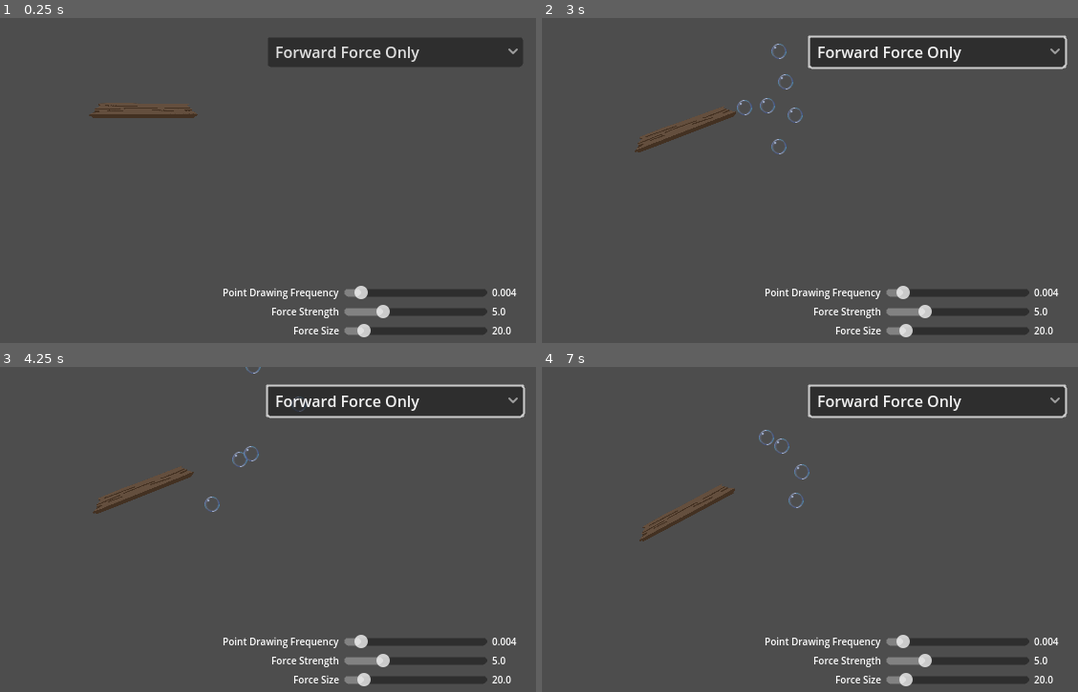
Above: before the commit, frames 1-4 (two rows, left to right).
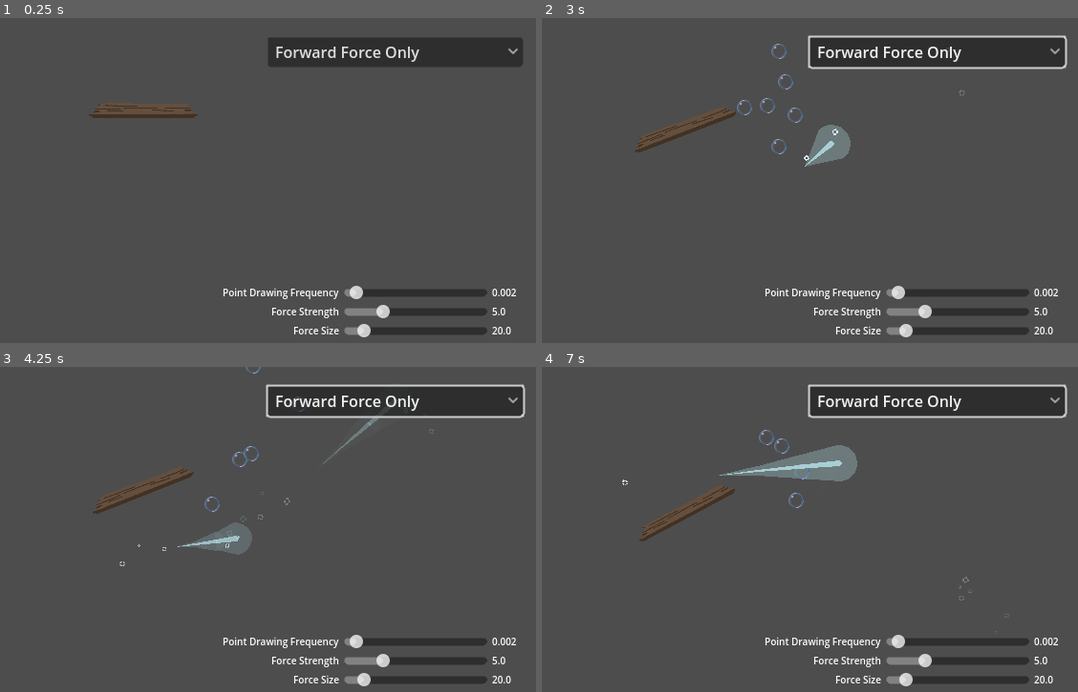
Above: after the commit, the same moments.

Repository: outrightmental/ggj25-bubble-up
Game: Godot game, scene res://scenes/miranda_experiment_currents/currents_experiment.tscn
The game is run twice, just before and just after one commit, with the same random seed, the same clock (stepped at 60 frames per second) and the same inputs. This scene is started directly instead of the project's main scene.
Inputs (mouse positions are in pixels of both pictures, inside the frame that each line leads up to):
- Up to frame 1 (0.25 s): no input
- Up to frame 2 (3 s): click "Forward Force Only" at 0.5 s; click "Forward Force Only" at 1.25 s; click "Forward Force Only" at 2 s; drag from (777, 190) to (938, 53) at 2.77 s
- Up to frame 3 (4.25 s): drag from (112, 555) to (235, 539) at 3.52 s
- Up to frame 4 (7 s): move the mouse to (836, 464) at 4.27 s; click (836, 464) at 4.35 s; drag from (745, 607) to (836, 464) at 5.02 s; move the mouse to (960, 591) at 5.77 s; click (960, 591) at 5.85 s; drag from (595, 487) to (836, 464) at 6.52 s

The runs differ from the first frame. In frame 1, 0.1% of the frame differs, in the area x 65-97%, y 82-87%; in frame 2, 0.8%; in frame 3, 0.9%; in frame 4, 1.6%, in the area x 14-97%, y 24-87%.

Commit message:
current effects

Diff:
--- a/models/currents/current.gd
+++ b/models/currents/current.gd
@@ -1,10 +1,15 @@
 class_name Current extends Node2D
 
 var CurrentPointScene: PackedScene = preload('res://models/currents/current_point.tscn')
+var CurrentBubbleParticleScene: PackedScene = preload('res://models/currents/current_bubble_particles.tscn')
 
-@export var lifetime := 3.0
+@export var lifetime := 1.5
 
-@onready var line = $Line2D
+@onready var line = $CanvasGroup/Line2D
+@onready var line_visual = $Line2DVisual
+
+const VISUAL_LINE_MAX_POINTS = 15
+
 @onready var timer = $Timer
 @onready var path = $Path2D
 
@@ -27,6 +32,15 @@
 
 var curve: Curve2D = Curve2D.new()
 
+const BUBBLE_POINT_SPACES = 10
+var modulo_var = 2
+func should_draw_bubbles():
+	if curve.get_point_count() % BUBBLE_POINT_SPACES == modulo_var:
+		modulo_var = randi_range(2, 5)
+		return true
+	else:
+		return false
+
 func _ready():
 	Global.connect('current_param_changed', _on_current_param_changed)
 	create_point(initial_point)
@@ -40,18 +54,29 @@
 	previous_point_coords = mouse_pos
 	return self
 
+func draw_bubbles(pos: Vector2, direction: Vector2):
+	var bubble_particles = CurrentBubbleParticleScene.instantiate().init_with(pos, direction)
+	add_child(bubble_particles)
+
 func create_point(pos: Vector2):
+	var directional = pos - previous_point_coords
+
+	# Bubble particle effect, if applicable
+	if should_draw_bubbles():
+		draw_bubbles(pos, -directional)
+
 	line.add_point(pos)
+	line_visual.add_point(pos)
+	if line_visual.get_point_count() > VISUAL_LINE_MAX_POINTS:
+		line_visual.remove_point(0)
 	curve.add_point(pos)
 
 	# Calculate force
 	if force_direction_mode == ForceDirectionMode.PREV_TO_CURRENT:
-		var directional = pos - previous_point_coords
 		var new_current_point = init_new_current_point(pos, directional)
 		previous_point_coords = pos
 		previous_point = new_current_point
 	else:
-		var directional = pos - previous_point_coords
 		var new_current_point = init_new_current_point(pos, Vector2.ZERO)
 		if previous_point != null:
 			previous_point.update_direction(directional)
@@ -72,6 +97,10 @@
 	is_active = false
 	timer.start()
 
+	# One last bubble
+	var directional = get_global_mouse_position() - previous_point_coords
+	draw_bubbles(get_global_mouse_position(), -directional)
+
 func cleanup():
 	queue_free()
 
@@ -83,6 +112,8 @@
 			point_draw_counter = 0
 		else:
 			point_draw_counter += delta
+	else:
+		modulate.a -= delta / lifetime
 
 func _on_timer_timeout() -> void:
 	cleanup()
--- a/models/currents/current.tscn
+++ b/models/currents/current.tscn
@@ -1,8 +1,18 @@
-[gd_scene load_steps=3 format=3 uid="uid://bi5jd8phit4cn"]
+[gd_scene load_steps=6 format=3 uid="uid://bi5jd8phit4cn"]
 
 [ext_resource type="Script" path="res://models/currents/current.gd" id="1_vbsca"]
 
 [sub_resource type="Curve2D" id="Curve2D_y5l4c"]
+
+[sub_resource type="Curve" id="Curve_b8r3p"]
+_data = [Vector2(0, 0), 0.0, 0.0, 0, 0, Vector2(0.50437, 0), 0.0, 0.0, 0, 0, Vector2(1, 1), 0.0, 0.0, 0, 0]
+point_count = 3
+
+[sub_resource type="ShaderMaterial" id="ShaderMaterial_l6ujw"]
+
+[sub_resource type="Curve" id="Curve_8vaph"]
+_data = [Vector2(0.496879, 0), 0.0, 0.0, 0, 0, Vector2(0.499376, 0.0982659), 0.0, 0.0, 0, 0, Vector2(1, 1), 0.0, 0.0, 0, 0]
+point_count = 3
 
 [node name="Current" type="Node2D"]
 script = ExtResource("1_vbsca")
@@ -10,9 +20,30 @@
 [node name="Path2D" type="Path2D" parent="."]
 curve = SubResource("Curve2D_y5l4c")
 
-[node name="Line2D" type="Line2D" parent="."]
-visible = false
+[node name="Line2DVisual" type="Line2D" parent="."]
+z_index = 1
+width = 6.0
+width_curve = SubResource("Curve_b8r3p")
+default_color = Color(0.658824, 0.807843, 0.831373, 1)
 joint_mode = 2
+begin_cap_mode = 2
+end_cap_mode = 2
+sharp_limit = 16.0
+round_precision = 16
+
+[node name="CanvasGroup" type="CanvasGroup" parent="."]
+self_modulate = Color(1, 1, 1, 0.34902)
+
+[node name="Line2D" type="Line2D" parent="CanvasGroup"]
+material = SubResource("ShaderMaterial_l6ujw")
+width = 40.0
+width_curve = SubResource("Curve_8vaph")
+default_color = Color(0.658824, 0.807843, 0.831373, 1)
+joint_mode = 2
+begin_cap_mode = 2
+end_cap_mode = 2
+sharp_limit = 32.0
+round_precision = 16
 
 [node name="Timer" type="Timer" parent="."]
 one_shot = true
--- /dev/null
+++ b/models/currents/current_bubble_particles.gd
@@ -0,0 +1,29 @@
+extends GPUParticles2D
+
+@export var offset: Vector2 = Vector2.ZERO
+
+const OFFSET_RANGE_MIN = -5.0
+const OFFSET_RANGE_MAX = 5.0
+var random_offset := Vector2.ZERO
+
+const ANGLE_RANGE_MIN = 0.26
+const ANGLE_RANGE_MAX = 0.26
+
+const GRAVITY_NORMALIZE = 98.0
+
+func _init() -> void:
+	# Set a random offset for the bubbles
+	random_offset = Vector2(randf_range(OFFSET_RANGE_MIN, OFFSET_RANGE_MAX), randf_range(OFFSET_RANGE_MIN, OFFSET_RANGE_MAX))
+	one_shot = true
+
+func init_with(pos: Vector2, direction: Vector2):
+	var randomized_direction = Vector2(direction.x + randf_range(ANGLE_RANGE_MIN, ANGLE_RANGE_MAX), direction.y + randf_range(ANGLE_RANGE_MIN, ANGLE_RANGE_MAX))
+	randomized_direction = randomized_direction.normalized()
+
+	position = pos + random_offset
+	process_material.gravity = Vector3(
+		GRAVITY_NORMALIZE * randomized_direction.x,
+		GRAVITY_NORMALIZE * randomized_direction.y,
+		0
+	)
+	return self
--- /dev/null
+++ b/models/currents/current_bubble_particles.tscn
@@ -0,0 +1,49 @@
+[gd_scene load_steps=6 format=3 uid="uid://d0lf7phjnne8y"]
+
+[ext_resource type="Texture2D" uid="uid://dmel3yfguhaju" path="res://assets/particles/bubble_particle.png" id="1_825bb"]
+[ext_resource type="Script" path="res://models/currents/current_bubble_particles.gd" id="2_ujwlb"]
+
+[sub_resource type="Gradient" id="Gradient_qeuyq"]
+colors = PackedColorArray(1, 1, 1, 1, 1, 1, 1, 0)
+
+[sub_resource type="GradientTexture1D" id="GradientTexture1D_qldlq"]
+gradient = SubResource("Gradient_qeuyq")
+
+[sub_resource type="ParticleProcessMaterial" id="ParticleProcessMaterial_u7o4b"]
+resource_local_to_scene = true
+particle_flag_disable_z = true
+emission_shape_scale = Vector3(10, 10, 1)
+emission_shape = 2
+emission_sphere_radius = 1.0
+angle_min = 1.07288e-05
+angle_max = 1.07288e-05
+direction = Vector3(0, 0, 0)
+initial_velocity_min = -20.0
+initial_velocity_max = 20.0
+angular_velocity_min = 30.0
+angular_velocity_max = 120.0
+orbit_velocity_min = 9.49949e-08
+orbit_velocity_max = 9.49949e-08
+radial_velocity_min = -2.23517e-05
+radial_velocity_max = -2.23517e-05
+gravity = Vector3(50, 50, 0)
+radial_accel_min = 10.0
+radial_accel_max = 30.0
+damping_min = 20.0
+damping_max = 30.0
+attractor_interaction_enabled = false
+scale_min = 0.7
+scale_max = 1.7
+color_ramp = SubResource("GradientTexture1D_qldlq")
+hue_variation_min = -2.23517e-08
+hue_variation_max = -2.23517e-08
+turbulence_noise_strength = 2.0
+turbulence_noise_scale = 3.0
+
+[node name="CurrentBubbleParticles" type="GPUParticles2D"]
+texture_filter = 1
+amount = 4
+process_material = SubResource("ParticleProcessMaterial_u7o4b")
+texture = ExtResource("1_825bb")
+lifetime = 2.0
+script = ExtResource("2_ujwlb")
--- a/models/currents/current_point.gd
+++ b/models/currents/current_point.gd
@@ -74,17 +74,12 @@
 func _on_current_param_changed(param_name: String, value: float):
 	match param_name:
 		'current_g_strength':
-			prints('changing gravity to', value)
 			gravity_detector.gravity = value
 		'current_g_size':
-			prints('changing gravity size to', value)
 			gravity_shape.shape.radius = value
 		'current_f_strength':
-			prints('changing force strength to', value)
 			force_strength = value
 		'current_f_size':
-			prints('changing force size to', value)
 			force_shape.shape.radius = value
 		'current_n_influence':
-			prints('changing nearest point influence to', value)
 			nearest_point_influence = value
--- a/scenes/miranda_experiment_currents/currents_experiment.tscn
+++ b/scenes/miranda_experiment_currents/currents_experiment.tscn
@@ -70,7 +70,7 @@
 size_flags_vertical = 10
 max_value = 0.05
 step = 0.001
-value = 0.004
+value = 0.002
 
 [node name="Value" type="Label" parent="Controls/MarginContainer/VBoxContainer/Sliders/PointFrequency"]
 custom_minimum_size = Vector2(32, 0)
